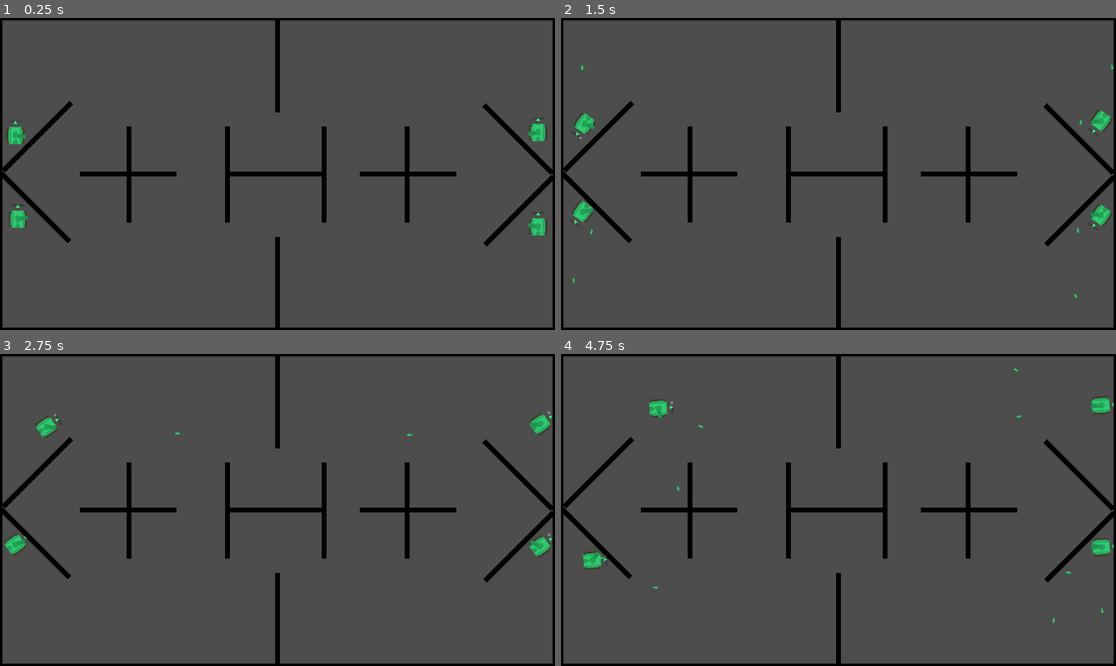
Above: before the commit, frames 1-4 (two rows, left to right).
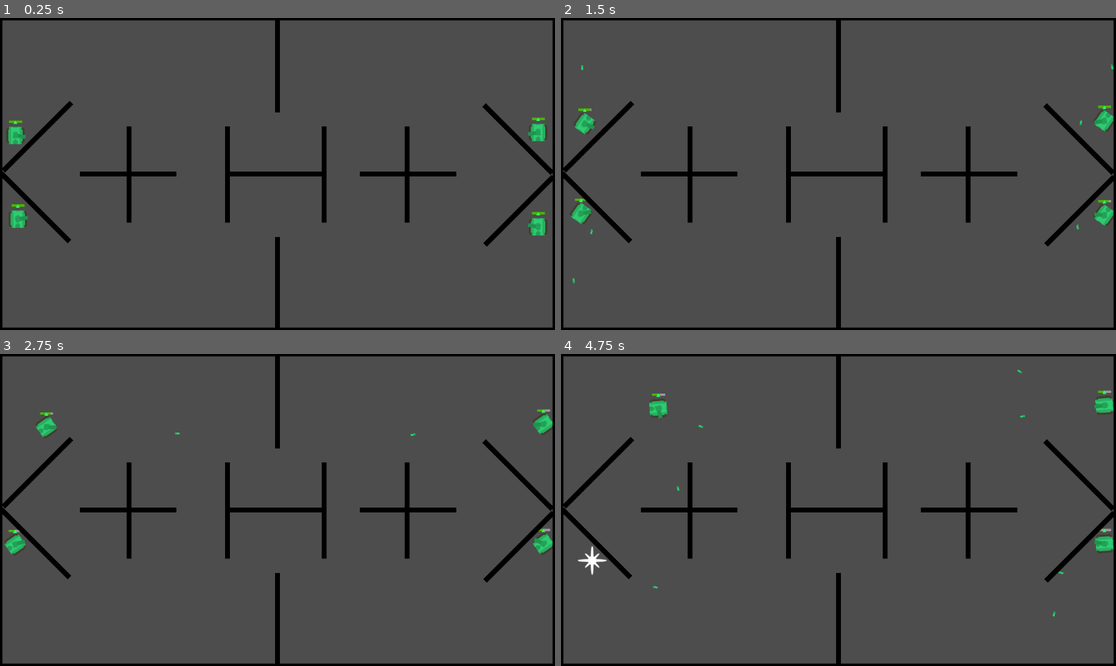
Above: after the commit, the same moments.

Repository: Koala118th/Tank-AWS
Game: Godot game, scene res://Scenes/game.tscn
Same seed, same stepped clock (60 frames per second), same inputs: the game is played once before the commit and once after it. The project has no main scene, so this scene is started directly.
Inputs (mouse positions are in pixels of both pictures, inside the frame that each line leads up to):
- Up to frame 1 (0.25 s): no input
- Up to frame 2 (1.5 s): tap Enter at 0.5 s; move the mouse to (960, 158) at 0.52 s; hold D (turn_right) 0.53-1.28 s; click (960, 158) at 0.6 s; move the mouse to (727, 189) at 1.27 s; hold S (move_backward) from 1.28 s (still down); click (727, 189) at 1.35 s
- Up to frame 3 (2.75 s): move the mouse to (333, 441) at 2.02 s; release S (move_backward) at 2.03 s; hold D (turn_right) from 2.03 s (still down); click (333, 441) at 2.1 s
- Up to frame 4 (4.75 s): move the mouse to (810, 572) at 2.77 s; release D (turn_right) at 2.78 s; hold W (move_forward) 2.78-3.53 s; click (810, 572) at 2.85 s; move the mouse to (1005, 556) at 3.52 s; hold A (turn_left) from 3.53 s (still down); click (1005, 556) at 3.6 s; move the mouse to (672, 463) at 4.27 s; click (672, 463) at 4.35 s

The runs differ from the first frame. In frame 1, less than 0.1% of the frame differs, in the area x 1-99%, y 31-64%; in frame 2, 0.5%; in frame 3, 0.4%; in frame 4, 0.6%, in the area x 3-100%, y 4-87%.

Commit message:
update health bar UI

Diff:
--- a/Entities/Tank/tank.gd
+++ b/Entities/Tank/tank.gd
@@ -8,31 +8,33 @@
 @export var speed: float = 150.0
 @export var turn_speed: float = 5.0
 @export var acceleration: float = 2500.0
-@export var deceleration: float = 1500.0
 @export_range(0, MAX_HEALTH) var health: float = 100:
 	get:
-		return health
-	set(new_value):
-		var new_health: int = clamp(new_value, 0, MAX_HEALTH)
-		health_bar.value = lerp(health_bar.value, health, 0.1)
-		if health > 0 and new_health == 0:
-			set_physics_process(false)
-			var explosion = explosion_scene.instantiate()
-			explosion.global_position = global_position
-			get_parent().add_child(explosion)
-			queue_free()
+		return _health
+	set(value):
+		var new_health :float = clamp(value, 0, MAX_HEALTH)
 
-		health = new_health
+		if _health > 0 and new_health == 0:
+			die()
 
+		_health = new_health
+
+var _health: float = 100
+
+@onready var body: Node2D =$Body
 @onready var health_bar: ProgressBar = $ProgressBar
+
+
+func _process(delta):
+	health_bar.value = lerp(health_bar.value, _health, 10 * delta)
 
 
 func _physics_process(delta: float):
 	var turn = Input.get_axis("turn_left", "turn_right")
-	rotation += turn * turn_speed * delta
+	body.rotation += turn * turn_speed * delta
 
 	var forward = Input.get_axis("move_backward", "move_forward")
-	velocity = Vector2.UP.rotated(rotation) * forward * speed
+	velocity = Vector2.UP.rotated(body.rotation) * forward * speed
 
 	if Input.is_action_just_pressed("shoot") == true:
 		shoot()
@@ -60,3 +62,13 @@
 	print("got hit")
 	health -= damage
 	print(health)
+
+
+func die():
+	set_physics_process(false)
+
+	var explosion = explosion_scene.instantiate()
+	explosion.global_position = global_position
+	get_parent().add_child(explosion)
+
+	queue_free()
--- a/Entities/Tank/tank.tscn
+++ b/Entities/Tank/tank.tscn
@@ -4,6 +4,11 @@
 [ext_resource type="Texture2D" uid="uid://6w8tf76vyu6k" path="res://Assets/PNG/tankBody_green.png" id="2_t7cgh"]
 [ext_resource type="Script" uid="uid://db0xdvb74rm03" path="res://Entities/Tank/turret.gd" id="3_dahrd"]
 [ext_resource type="Texture2D" uid="uid://dhd61cu0w2geg" path="res://Assets/PNG/tankGreen_barrel1.png" id="3_f3kol"]
+
+[sub_resource type="StyleBoxFlat" id="StyleBoxFlat_f3kol"]
+
+[sub_resource type="StyleBoxFlat" id="StyleBoxFlat_dahrd"]
+bg_color = Color(0.28627452, 0.70980394, 0, 1)
 
 [sub_resource type="RectangleShape2D" id="RectangleShape2D_f3kol"]
 size = Vector2(38, 36)
@@ -18,12 +23,15 @@
 anchor_bottom = 1.0
 offset_left = 14.0
 offset_top = -31.5
-offset_right = 18.0
+offset_right = 19.0
 offset_bottom = -4.5
 grow_horizontal = 2
 grow_vertical = 2
 rotation = 1.5707964
 theme_override_font_sizes/font_size = 16
+theme_override_styles/background = SubResource("StyleBoxFlat_f3kol")
+theme_override_styles/fill = SubResource("StyleBoxFlat_dahrd")
+value = 100.0
 fill_mode = 3
 show_percentage = false
 
@@ -47,3 +55,7 @@
 [node name="Polygon2D" type="Polygon2D" parent="." unique_id=929128745]
 color = Color(0.1882353, 1, 0.45490196, 1)
 polygon = PackedVector2Array(-4, -24, 4, -24, 0, -31)
+
+[node name="HealthBar" type="Node2D" parent="." unique_id=101778963]
+position = Vector2(14, -31.5)
+rotation = 1.5707964
